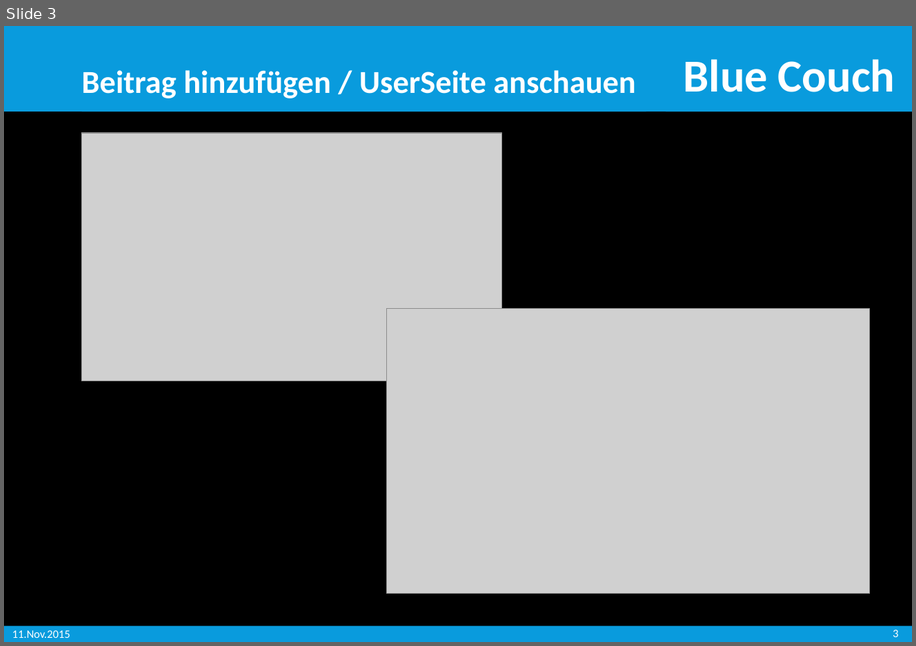
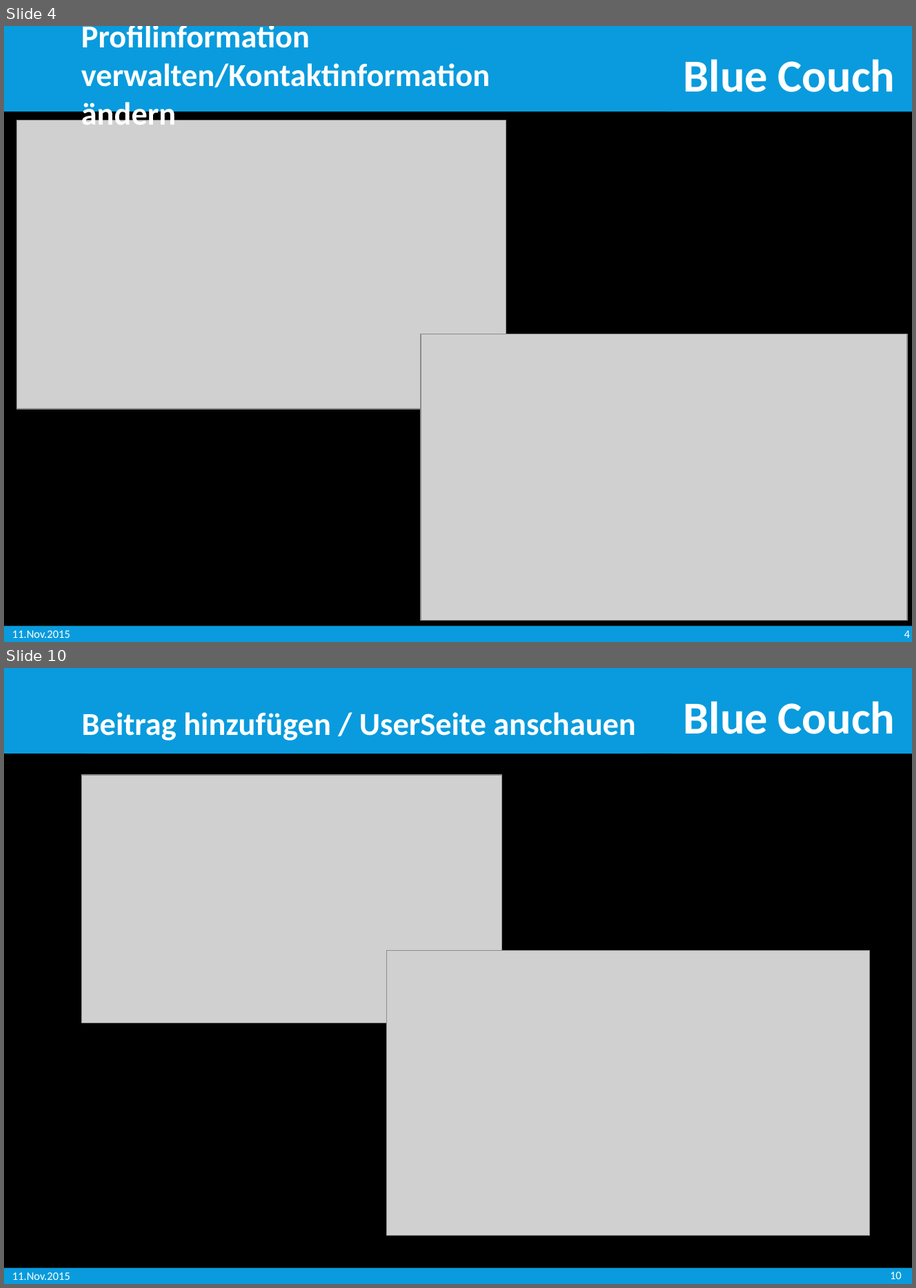
Before and after one commit to Misurecp94/SWE_SocialNetwork, a slide deck: 1_Präsentationen/SWE_BlueCouch_Anforderungsanalyse_v1.7.pptx. Shown one above the other, each under a label of ours: slide 3 before the commit, slides 4 and 10 after it; the slides between them are not shown. The pictures are 916x646 and 916x1288 pixels, drawn with LibreOffice and Linux fonts; fonts in the diff are those of the drawing; grey boxes stand for pictures; background and template pictures are left out. Boxes give left, top, right and bottom in pixels: in the first picture for what was removed or moved away, otherwise in the second. Text is boxed around its words. In the diff, an @@ line names an element or a change of style, - is before the commit and + after.

```diff
--- a/1_Präsentationen/SWE_BlueCouch_Anforderungsanalyse_v1.7.pptx
+++ b/1_Präsentationen/SWE_BlueCouch_Anforderungsanalyse_v1.7.pptx
@@ slide 4 added at box(4, 26, 912, 642), background picture (left out); not listed: 5 template elements that a slide beside it also shows @@
@@ text added at box(81, 26, 490, 125), 28 pt, text #FFFFFF, bold @@
+Profilinformation verwalten/Kontaktinformation ändern
@@ picture added at box(17, 120, 506, 409) @@
@@ picture added at box(421, 334, 908, 620) @@
@@ page number added at box(904, 630, 910, 638), 10 pt, text #FFFFFF @@
+4
@@ what was slide 3 is now slide 10 @@
@@ page number at box(890, 1272, 902, 1279): text changed @@
-3
+10
```
Also in this commit, not shown: 6 other slides added, 1 other file.
